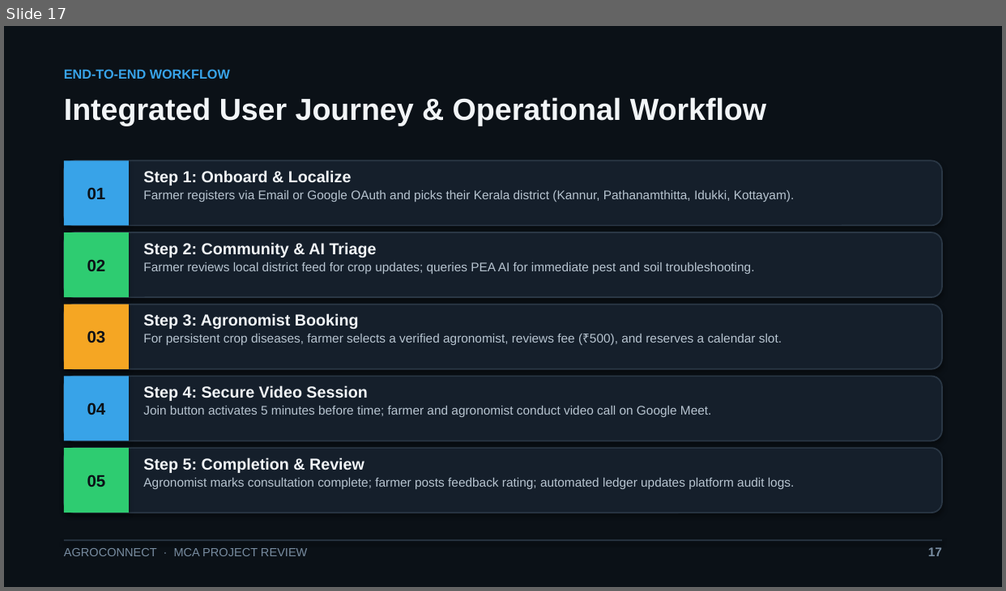
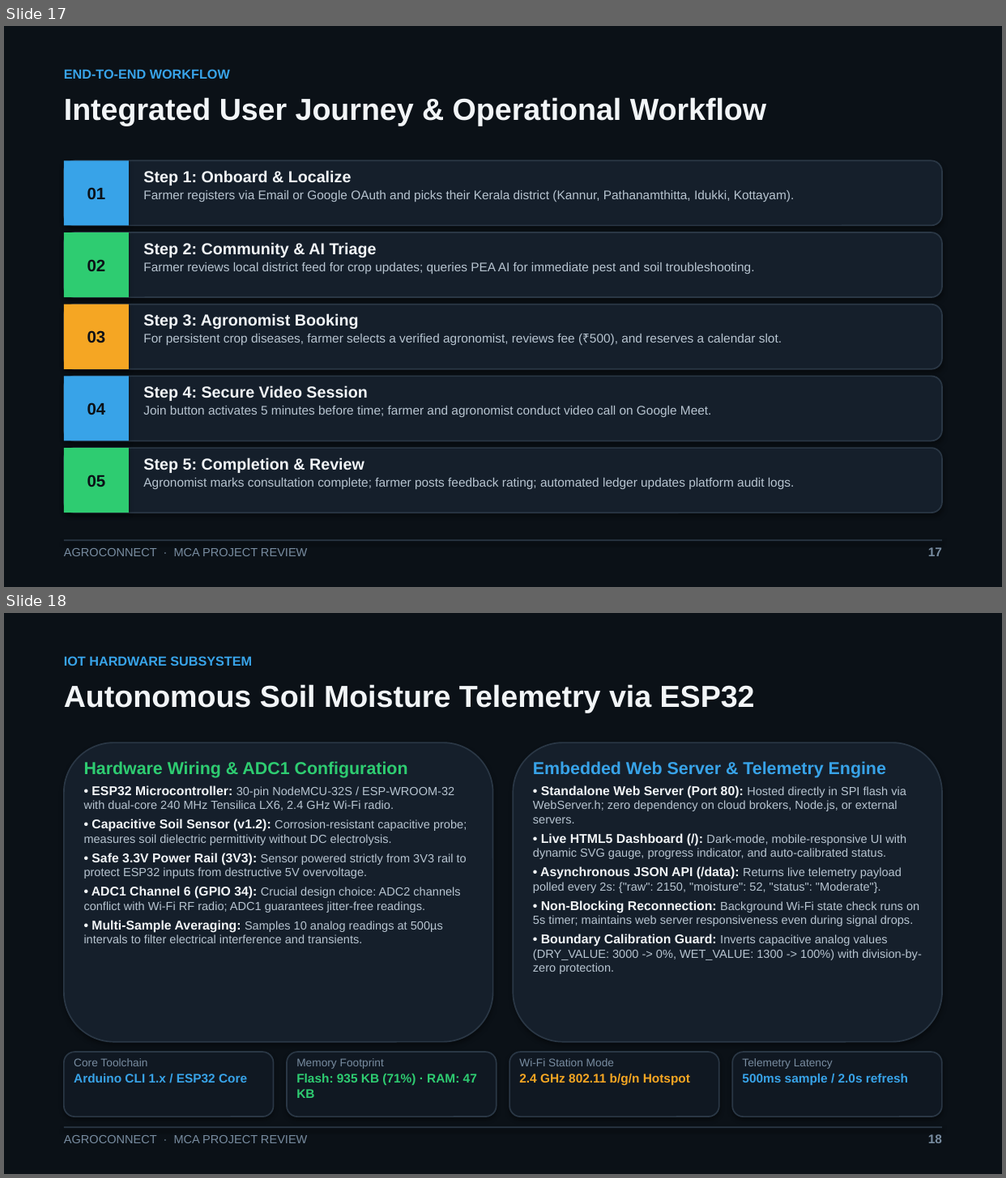
Before and after one commit to princeabrahamshaji2027-ctrl/AgroConnect, a slide deck: AgroConnect_Project_Review.pptx. Shown one above the other, each under a label of ours: slide 17 before the commit, slides 17 and 18 after it. The pictures are 1006x591 and 1006x1178 pixels, drawn with LibreOffice and Linux fonts; fonts in the diff are those of the drawing. Boxes give left, top, right and bottom in pixels: in the first picture for what was removed or moved away, otherwise in the second. Text is boxed around its words. In the diff, an @@ line names an element or a change of style, - is before the commit and + after.

Commit message:
feat(iot+ppt): add ESP32 soil monitor subsystem and update 21-slide presentation

```diff
--- a/AgroConnect_Project_Review.pptx
+++ b/AgroConnect_Project_Review.pptx
@@ slide 18 added at [4,613,1002,1174], background #FFFFFF @@
@@ rectangle added at [4,613,1002,1174], fill #0B1117 @@
@@ text added at [64,656,252,666], 9.5 pt, text #38A3E8, bold @@
+IOT HARDWARE SUBSYSTEM
@@ text added at [64,684,755,713], 22 pt, text #F2F5F7, bold @@
+Autonomous Soil Moisture Telemetry via ESP32
@@ rounded rectangle added at [64,743,493,1042], fill #151F2B, outline #2A3745 1 pt @@
@@ rounded rectangle added at [513,743,942,1042], fill #151F2B, outline #2A3745 1 pt @@
@@ text added at [84,761,467,943], 8.5 pt, text #B7C4D0 @@
+Hardware Wiring & ADC1 Configuration
+• ESP32 Microcontroller: 30-pin NodeMCU-32S / ESP-WROOM-32 with dual-core 240 MHz Tensilica LX6, 2.4 GHz Wi-Fi radio.
+• Capacitive Soil Sensor (v1.2): Corrosion-resistant capacitive probe; measures soil dielectric permittivity without DC electrolysis.
+• Safe 3.3V Power Rail (3V3): Sensor powered strictly from 3V3 rail to protect ESP32 inputs from destructive 5V overvoltage.
+• ADC1 Channel 6 (GPIO 34): Crucial design choice: ADC2 channels conflict with Wi-Fi RF radio; ADC1 guarantees jitter-free readings.
+• Multi-Sample Averaging: Samples 10 analog readings at 500µs intervals to filter electrical interference and transients.
@@ text added at [533,761,922,974], 8.5 pt, text #B7C4D0 @@
+Embedded Web Server & Telemetry Engine
+• Standalone Web Server (Port 80): Hosted directly in SPI flash via WebServer.h; zero dependency on cloud brokers, Node.js, or external servers.
+• Live HTML5 Dashboard (/): Dark-mode, mobile-responsive UI with dynamic SVG gauge, progress indicator, and auto-calibrated status.
+• Asynchronous JSON API (/data): Returns live telemetry payload polled every 2s: {"raw": 2150, "moisture": 52, "status": "Moderate"}.
+• Non-Blocking Reconnection: Background Wi-Fi state check runs on 5s timer; maintains web server responsiveness even during signal drops.
+• Boundary Calibration Guard: Inverts capacitive analog values (DRY_VALUE: 3000 -> 0%, WET_VALUE: 1300 -> 100%) with division-by-zero protection.
@@ rounded rectangle added at [64,1052,274,1117], fill #101822, outline #2A3745 1 pt @@
@@ text added at [74,1059,247,1083], 9 pt, text #38A3E8, bold @@
+Core Toolchain
+Arduino CLI 1.x / ESP32 Core
@@ rounded rectangle added at [287,1052,496,1117], fill #101822, outline #2A3745 1 pt @@
@@ text added at [296,1059,477,1098], 9 pt, text #2ECC71, bold @@
+Memory Footprint
+Flash: 935 KB (71%) · RAM: 47 KB
@@ rounded rectangle added at [510,1052,719,1117], fill #101822, outline #2A3745 1 pt @@
@@ text added at [519,1059,690,1086], 9 pt, text #F5A623, bold @@
+Wi-Fi Station Mode
+2.4 GHz 802.11 b/g/n Hotspot
@@ rounded rectangle added at [732,1052,942,1117], fill #101822, outline #2A3745 1 pt @@
@@ text added at [742,1059,908,1085], 9 pt, text #38A3E8, bold @@
+Telemetry Latency
+500ms sample / 2.0s refresh
@@ rectangle added at [64,1127,942,1128], fill #2A3745 @@
@@ text added at [64,1135,307,1144], 8.5 pt, text #788CA0 @@
+AGROCONNECT · MCA PROJECT REVIEW
@@ text added at [928,1135,942,1144], 9 pt, text #788CA0, bold @@
+18
```
Also in this commit, not shown: 3 slides changed, 19 other files.
